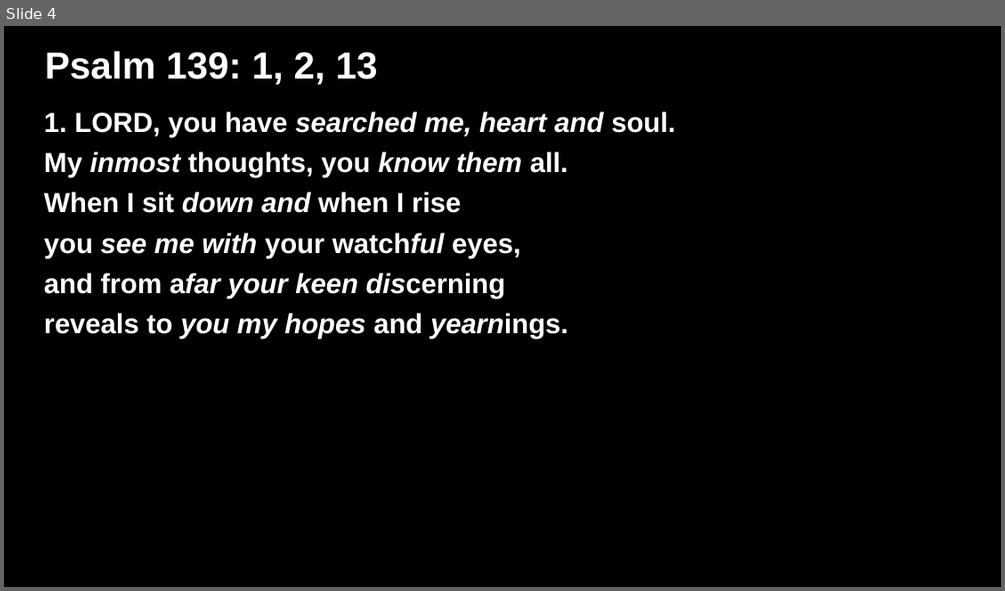
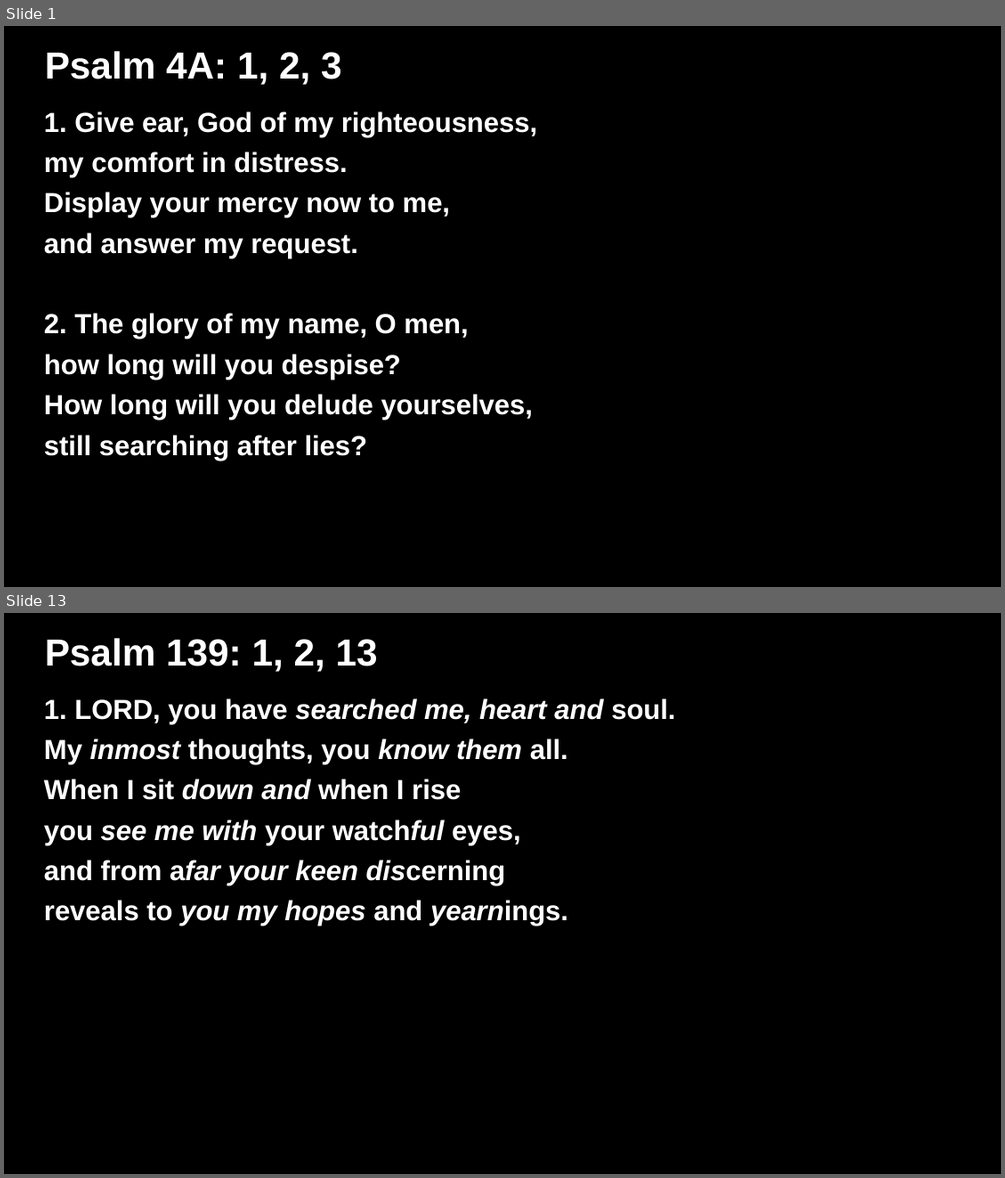
Before and after one commit to lfnincao/lyrics-presentation-creator, a slide deck: Lyrics.odp. Shown one above the other, each under a label of ours: slide 4 before the commit, slides 1 and 13 after it; the slides between them are not shown. The pictures are 1005x591 and 1005x1178 pixels, drawn with LibreOffice and Linux fonts; fonts in the diff are those of the drawing. Boxes give left, top, right and bottom in pixels: in the first picture for what was removed or moved away, otherwise in the second. Text is boxed around its words. In the diff, an @@ line names an element or a change of style, - is before the commit and + after.

```diff
--- a/Lyrics.odp
+++ b/Lyrics.odp
@@ slide 1 added at (x1=4, y1=26, x2=1001, y2=587), background #000000 @@
@@ title added at (x1=45, y1=51, x2=342, y2=85), 30 pt, text #FFFFFF, bold @@
+Psalm 4A: 1, 2, 3
@@ subtitle added at (x1=44, y1=111, x2=537, y2=460), 22 pt, text #FFFFFF, bold @@
+1. Give ear, God of my righteousness,
+my comfort in distress.
+Display your mercy now to me,
+and answer my request.
+2. The glory of my name, O men,
+how long will you despise?
+How long will you delude yourselves,
+still searching after lies?
@@ what was slide 4 is now slide 13 @@
```
Also in this commit, not shown: 3 slides changed, 8 other slides added, 2 other files.
